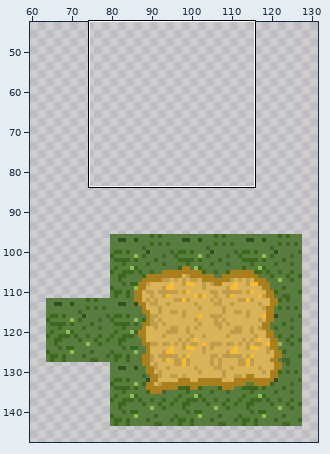
Edited in one commit: pixel-art file (TowerDefence/Assets/Textures/maps/template.aseprite). Above: a wide view before the commit, with the close-up outlined.
Close-up. Before:
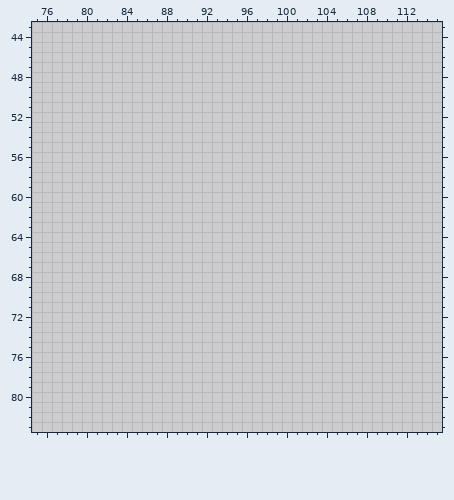
160x160 pixels, 1 frame. Shown: x 75..115, y 43..83. The wide view leaves out empty margins.
New version:
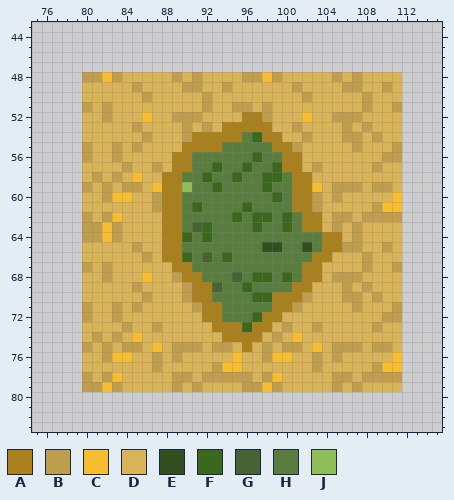
Palette (. is transparent): A #a9801b  B #be9d4d  C #f6bd31  D #d8b357  E #334e1f  F #3c681d  G #476333  H #587d3e  J #8ebe55
Change:
Changed rows in their new state; - is an unchanged pixel.
first column x 80:
48 BBCBDDDDDBDBDDDDBBCBDDDDDBDBDDDD
49 DDDDDBDDDDBBDDBDDDDDDBDDDDBBDDBD
50 DDDDDDBDDDDDBDDDDDDDDDBDDDDDBDDD
51 BDBDDDDDDDDDBDDBBDBDDDDDDDDDBDDB
52 DDBDDDCDDBBBDDDDAABDDDCDDBBBDDDD
53 DDDDDBDDDDBDBDAAAAADDBDDDDBDBDDD
54 DDDDDDBDDDBAAAAAHFAADDBDDDBBDBDD
55 BDDBDBDDDDAAAAHHHHHAABDDDDDBDDDB
56 BDDBDDDDDAAHHHHHHFHHAADDDDDDDDBB
57 DDDDBDDBDAAHHFHHFHHFAADBDDDDDBDD
58 DBDBDCDDAAHHFHHFHHFFHAADDDDDDDDD
59 BDBDBBDCAAJHHFHHHHFHHAACDBBBDBBD
60 DDBCCDDBAAHHHHHHHHHFHAABDBDDDDDC
61 DDDDDDDBAAHFHHHHFHHHHAABDDDDDBCC
62 BDBCDDDDAAHHHHHFHFFHFHAADBBDBBBB
63 BBCBDDDDAAHGFHHHHFHHFHAADBDBDDDD
64 BBCBDDDDAAFHFHHHHHHHHHHHAADBDDDD
65 DDDDDBDDAAHHHHHHHHEEHHEHAABBDDBD
66 DDDDDDBDAAFHGHFHHHHHHHHAADDDBDDD
67 BDBDDDDDDAAHHHHHHHHHHHAADDDDBDDB
68 DDBDDDCDDBAAHHHGHFFHFHAADBBBDDDD
69 DDDDDBDDDDBAAGHHFHHHHAADDDBDBDDD
70 DDDDDDBDDDBAAHHHHFFAAABDDDBBDBDD
71 BDDBDBDDDDDBAAHHHHHAABDDDDDBDDDB
72 BDDBDDDDDDDDAAHHHFAADDDDDDDDDDBB
73 DDDDBDDBDDDDDAAAFAADBDDBDDDDDBDD
74 DBDBDCDDDDDDDDAAAADBDCDDDDDDDDDD
75 BDBDBBDCDBBBDBBDADBDBBDCDBBBDBBD
76 DDBCCDDBDBDDDDDCDDBCCDDBDBDDDDDC
77 DDDDDDDBDDDDDBCCDDDDDDDBDDDDDBCC
78 BDBCDDDDDBBDBBBBBDBCDDDDDBBDBBBB
79 BBCBDDDDDBDBDDDDBBCBDDDDDBDBDDDD
Changed places in both close-ups, as pixel boxes (x1, y1, x2, y2):
added: (82, 72, 402, 392)
